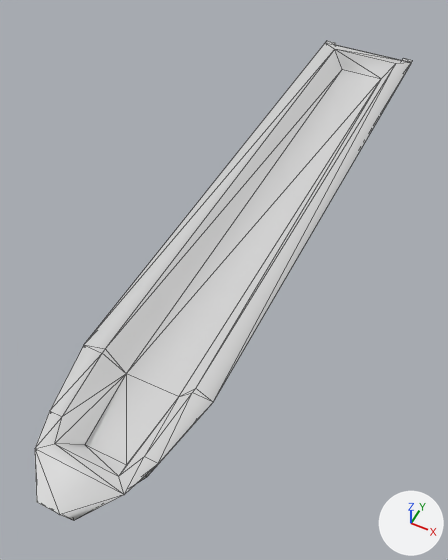
The COLLADA model art/meshes/structural/canoe_1.dae as it was, and as the next commit left it.
Both versions are drawn from a camera (50 mm lens) standing at (3.47, -9.12, 8.95) and looking at (-0.26, -1.65, -0.39). The axes (+X, +Y, +Z) are drawn at lower right. The lights are the same throughout. Mesh edges are drawn as thin lines. Where no turn or scale is listed for an object, it has been applied to the vertices.
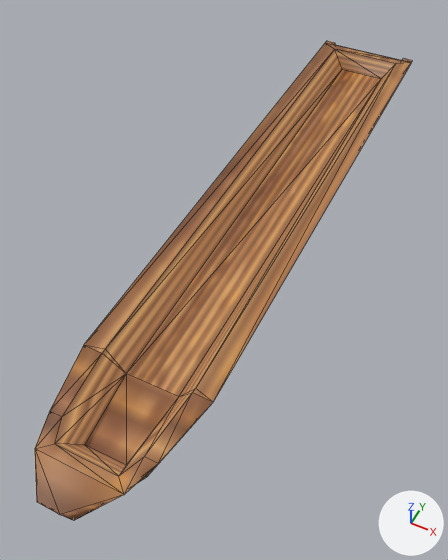
Where the change shows, as pixel boxes (x1, y1, x2, y2) in the pictures (448 x 560 px):
'Cube', surface changed (white to brown): (35, 41, 412, 521) in both

The edits, one by one:
Picture 'mayans_struct.png' (img_mayans_struct_png) is new.
In material 'Material_001_001' (mat_material_001_001), base_color is no longer (0.64, 0.64, 0.64), light grey #d1d1d1.
In material 'Material_001_001' (mat_material_001_001), roughness goes from 0.44 to 0.5.
In material 'Material_001_001' (mat_material_001_001), texture is now set to img_mayans_struct_png.
me_cube_001 has 48 vertices, 92 faces and spans x -1.17..1.17, y -7.3..6.3, z -0.08..0.93.
me_cube_001 is used by ob_cube; location (0.0, 0.0, 0.0).
me_cube_001 part 1: texture (UV) coordinates of 92 of 92 faces, centred in x -1.09..1.09, y -7.27..6.3, z -0.08..0.89, changed; they spanned u 0.51..0.66, v 0.3..0.36 and now span u 0.33..0.48, v 0.55..0.61.
